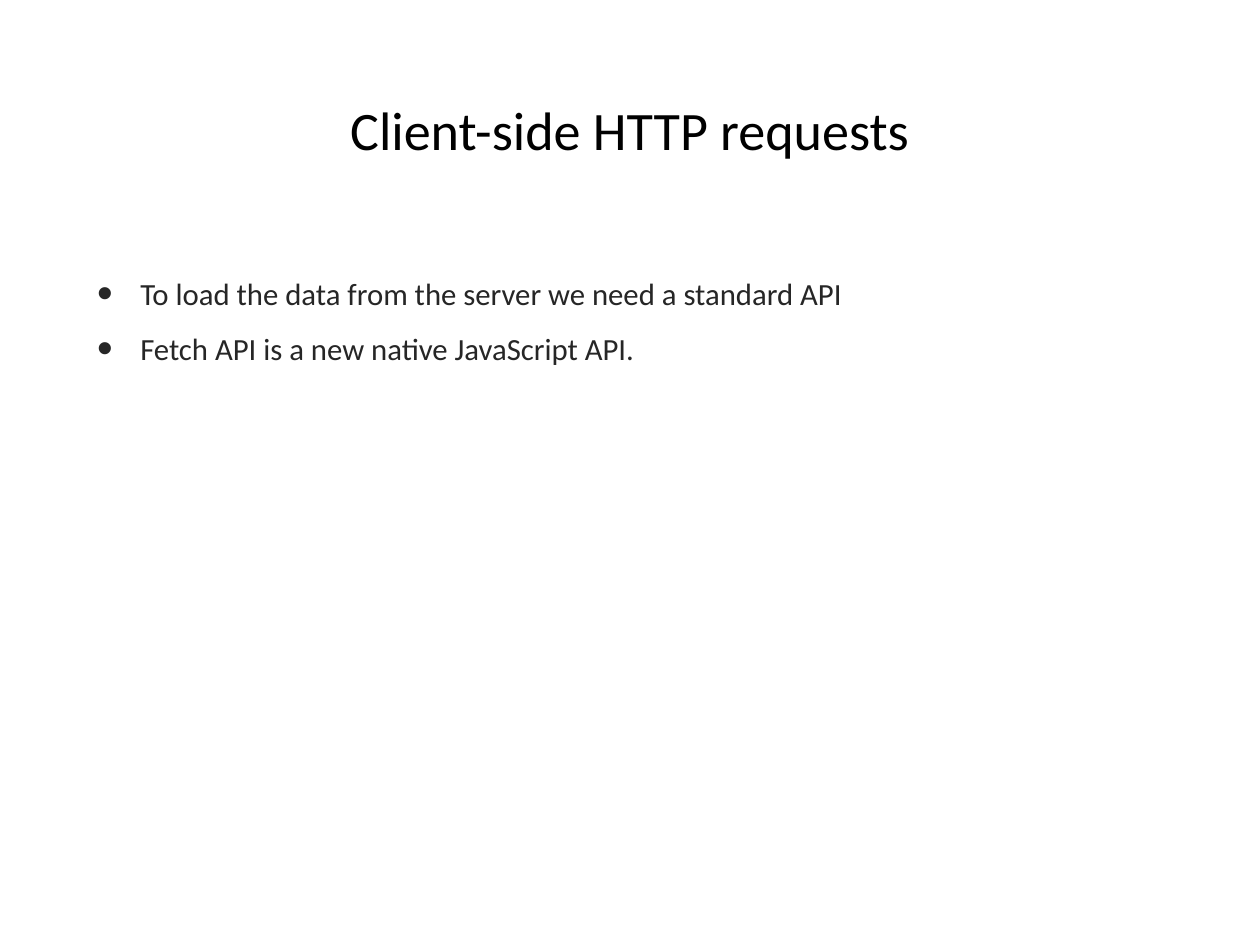
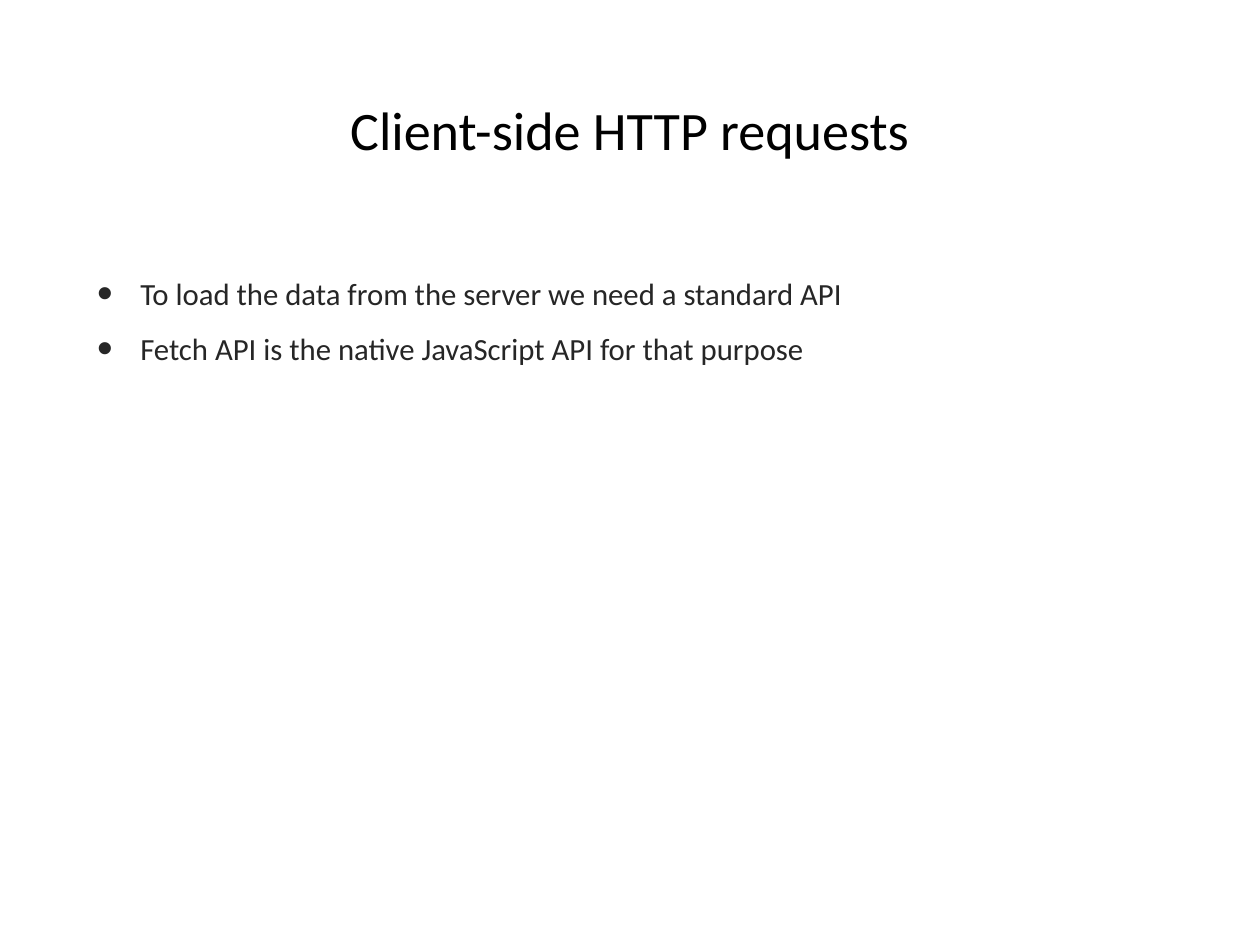
Before and after one commit to hogeschool/Development--Web, a slide deck: slide 5 of Lesson5/Lesson5.pptx. Drawn at 1260x945 pixels with LibreOffice and Linux fonts; fonts in the diff are those of the drawing. Boxes give left, top, right and bottom in pixels: in the first picture for what was removed or moved away, otherwise in the second. Text is boxed around its words. In the diff, an @@ line names an element or a change of style, - is before the commit and + after.

```diff
--- a/Lesson5/Lesson5.pptx
+++ b/Lesson5/Lesson5.pptx
@@ text at bbox=[140, 338, 804, 365]: text changed @@
-• Fetch API is a new native JavaScript API.
+• Fetch API is the native JavaScript API for that purpose
```
Also in this commit, not shown: 1 other file.
